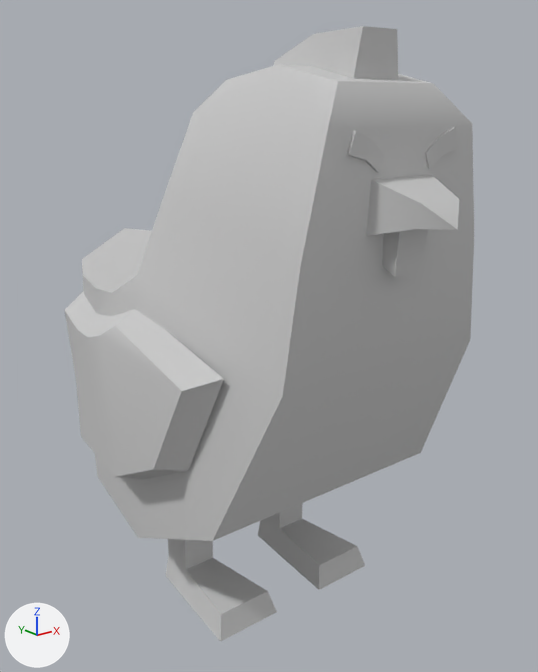
The FBX model Assets/FBX/Toon Chicken@Walk W Root.FBX as it was, and as the next commit left it.
The view is the same before and after, from a 50 mm lens placed at (-0.362, -0.479, 0.411), pointed at (0.013, -0.01, 0.223). Lighting does not change. The marker at lower left points along +X, +Y and +Z. Where no turn or scale is listed for an object, it has been applied to the vertices.

The first picture shows 'Toon Chicken'.
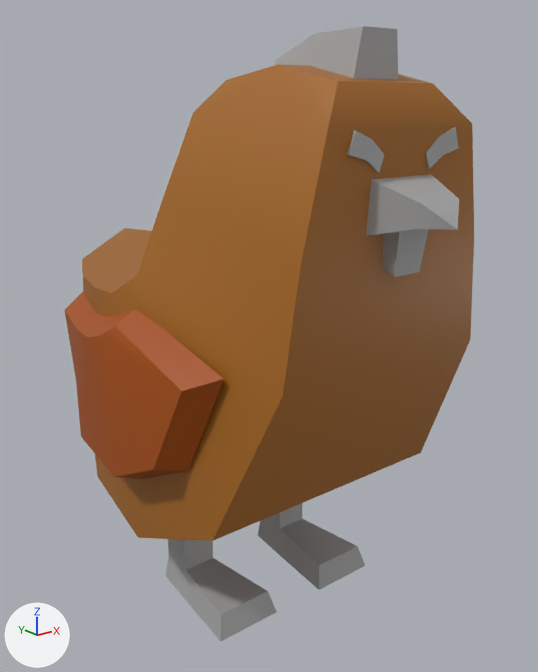
Commit message: change chicken

Edits to the bpy script that builds the scene:
```text
Change mat_material__2:
    mat_material__2.metallic: 0.0 -> 1.0
Add mat_material_001:
    mat_material_001 = principled_material('Material.001')
    mat_material_001.base_color = (0.376, 0.136, 0.0123)  # brown #a5671d
Add mat_material_002:
    mat_material_002 = principled_material('Material.002')
    mat_material_002.base_color = (0.386, 0.0766, 0.0)  # brown #a74e00
Change me_mesh:
    where me_mesh.from_pydata(...)  # 186 vertices, 310 faces; spans x -0.141..0.141, y -0.225..0.191, z 0.0..0.455
    used by ob_toon_chicken; location = (0.0, 0.02, 0.0)
    me_mesh part 1: 71 of the faces centred in x -0.12..0.12, y -0.18..0.187, z 0.079..0.431 switch from mat_material__2 (its picture is missing) to mat_material_001 (brown #a5671d)
    me_mesh part 2: 72 of the faces centred in x -0.14..0.14, y -0.116..0.073, z 0.141..0.265 switch from mat_material__2 (its picture is missing) to mat_material_002 (brown #a74e00)
```

Location of each change, (x1, y1, x2, y2) in pixels of the pictures (538 x 672 px):
'Toon Chicken', surface changed, recoloured (grey to brown)
    both: (65, 26, 474, 642)
part 1 of me_mesh, recoloured (grey to brown)
    both: (82, 64, 474, 541)
part 2 of me_mesh, recoloured (grey to brown)
    both: (65, 291, 224, 479)
